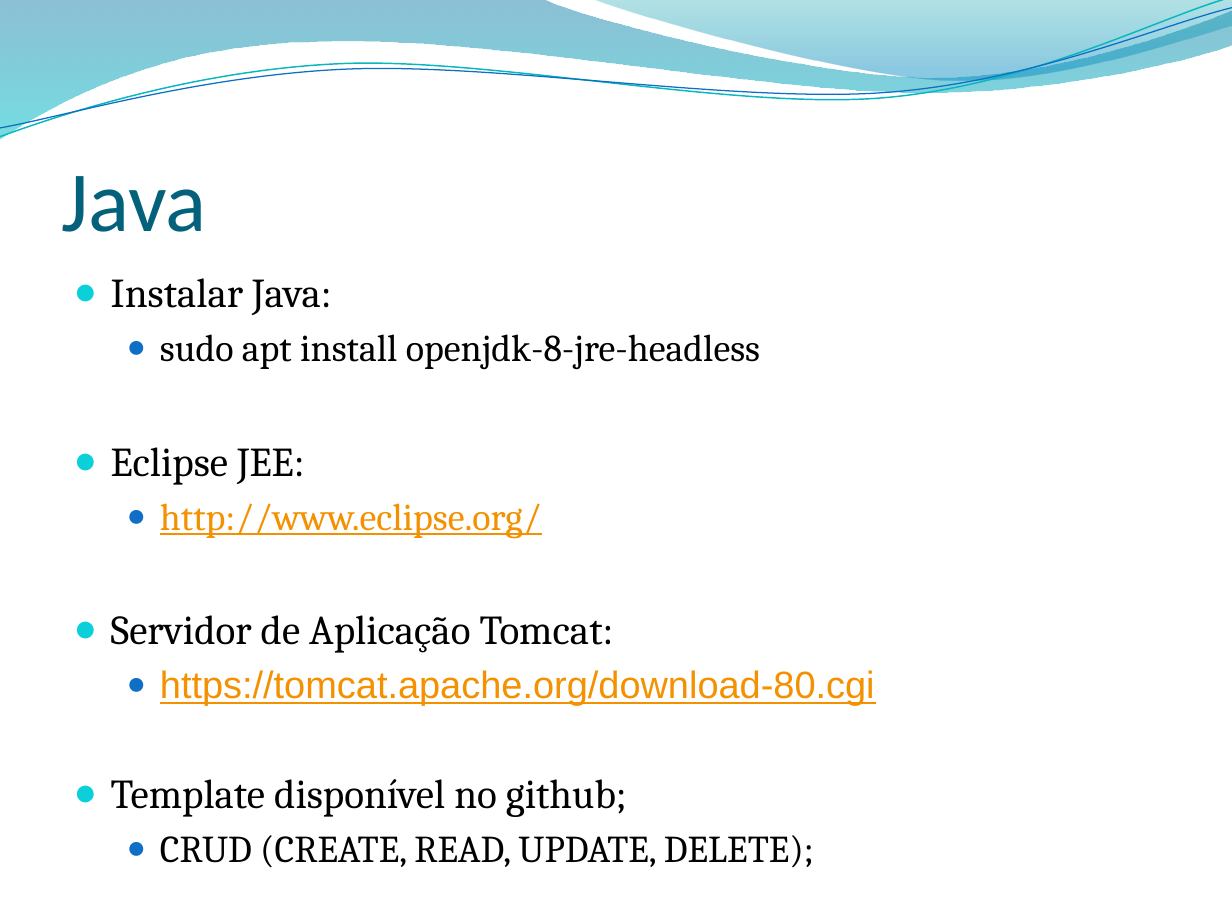
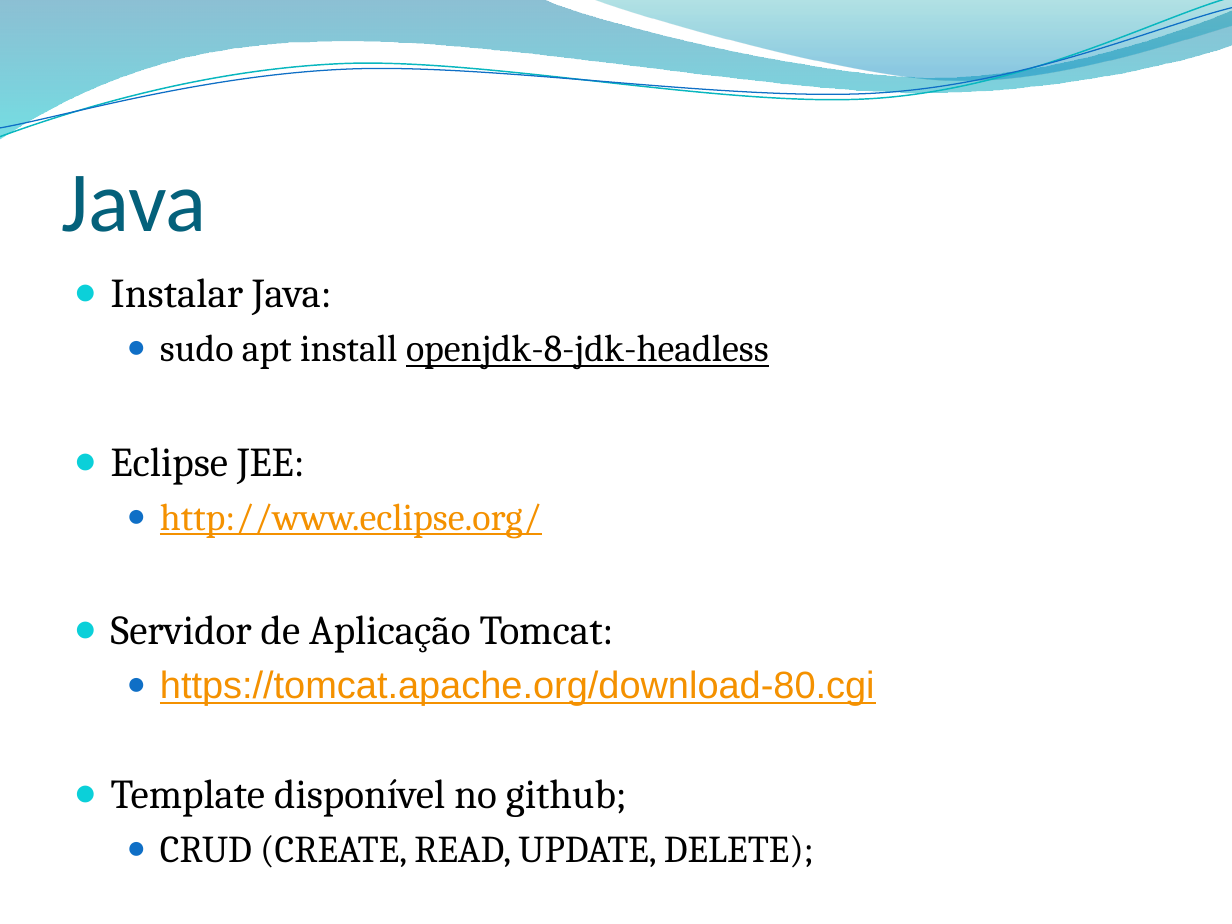
Before and after one commit to leonardopordeus/BD, a slide deck: slide 10 of Aula03.pptx. Drawn at 1232x924 pixels with LibreOffice and Linux fonts; fonts in the diff are those of the drawing; background and template pictures are left out. Boxes give left, top, right and bottom in pixels: in the first picture for what was removed or moved away, otherwise in the second. Text is boxed around its words. In the diff, an @@ line names an element or a change of style, - is before the commit and + after.

```diff
--- a/Aula03.pptx
+++ b/Aula03.pptx
@@ text at (160, 334, 769, 370): text changed @@
-  ● sudo apt install openjdk-8-jre-headless
+  ● sudo apt install openjdk-8-jdk-headless
```
Also in this commit, not shown: 2 other slides changed, 1 other file.
